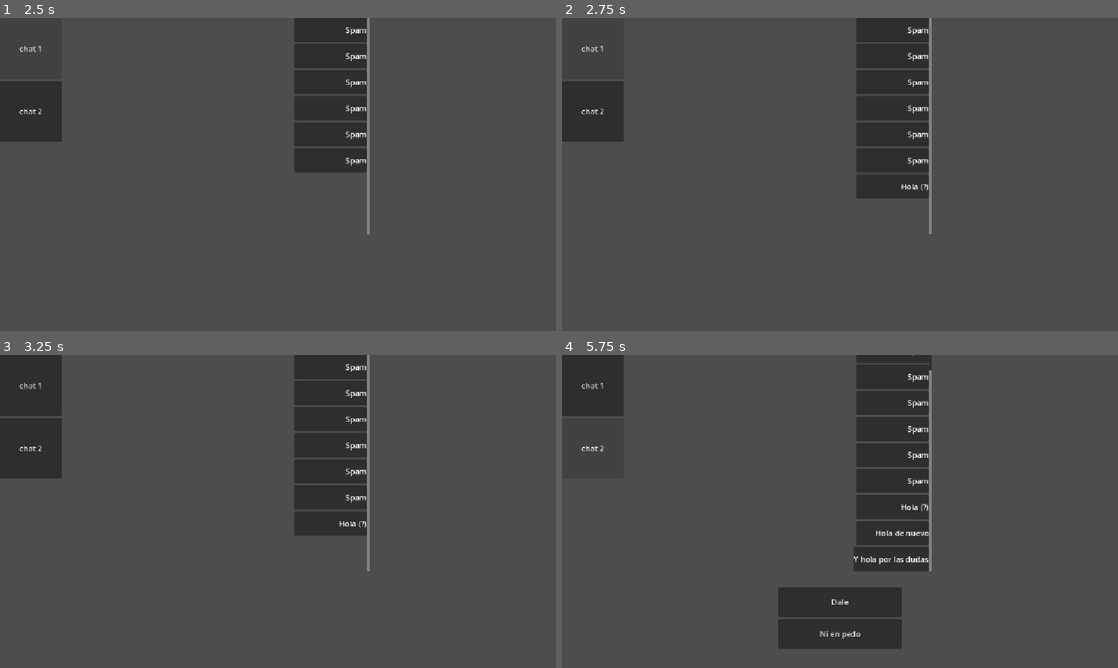
Above: before the commit, frames 1-4 (two rows, left to right).
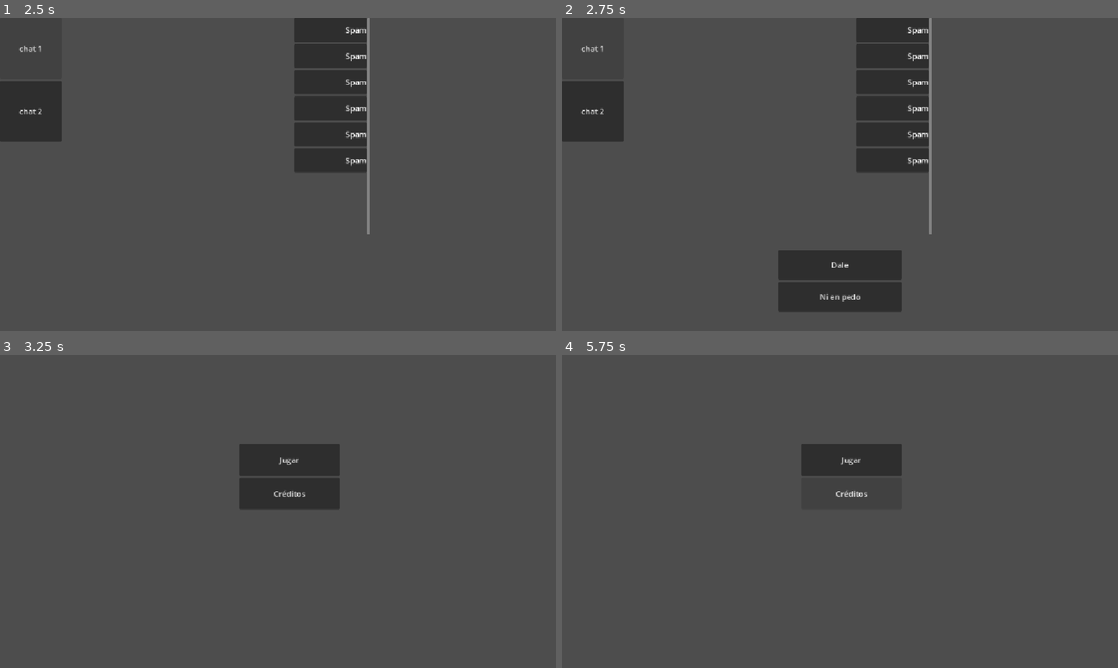
Above: after the commit, the same moments.

Repository: ParmindSane/WGJ2026
Game: Godot game, scene res://chatApp/chat.tscn
Same seed, same stepped clock (60 frames per second), same inputs: the game is played once before the commit and once after it.
Inputs (mouse positions are in pixels of both pictures, inside the frame that each line leads up to):
- Up to frame 1 (2.5 s): click "chat 1" at 0.5 s; click "chat 2" at 1.25 s; click "chat 1" at 2 s
- Up to frame 2 (2.75 s): no input
- Up to frame 3 (3.25 s): click (278, 602) at 2.75 s, where only the run after the commit has a clickable "Dale"
- Up to frame 4 (5.75 s): click "chat 1" (after the commit: "Jugar") at 3.5 s; click "chat 1" (after the commit: "Jugar") at 4.25 s; click "chat 2" (after the commit: "Créditos") at 5 s

Frame 1 is identical in both runs. In frame 2, 5.0% of the frame differs, in the area x 38-66%, y 50-94%; in frame 3, 12%; in frame 4, 14%, in the area x 0-67%, y 0-94%.

Commit message:
base popups

Diff:
--- a/chatApp/chat.tscn
+++ b/chatApp/chat.tscn
@@ -3,6 +3,8 @@
 [ext_resource type="Script" uid="uid://dpku6e4f14sfb" path="res://mensajes/mensajes.gd" id="1_i3wff"]
 [ext_resource type="Script" uid="uid://nb4l1ksvvt0g" path="res://mensajes/opciones.gd" id="2_i3wff"]
 [ext_resource type="PackedScene" uid="uid://ddkfme812poeb" path="res://menu/menu.tscn" id="3_nst8m"]
+[ext_resource type="Script" uid="uid://dk566m5b23sak" path="res://popUps/pop_ups.gd" id="4_xuhkm"]
+[ext_resource type="PackedScene" uid="uid://bnkga81bkstr8" path="res://popUps/pop_up.tscn" id="5_njpkb"]
 
 [node name="Node2D" type="Node2D" unique_id=945820080]
 
@@ -32,11 +34,12 @@
 horizontal_scroll_mode = 0
 vertical_scroll_mode = 2
 
-[node name="Mensajes" type="VBoxContainer" parent="chat1/ScrollContainer" unique_id=1376293297 node_paths=PackedStringArray("opcionesNodo", "scrollNodo")]
+[node name="Mensajes" type="VBoxContainer" parent="chat1/ScrollContainer" unique_id=1376293297 node_paths=PackedStringArray("opcionesNodo", "popUpsNodos", "scrollNodo")]
 layout_mode = 2
 size_flags_horizontal = 3
 script = ExtResource("1_i3wff")
 opcionesNodo = NodePath("../../Opciones")
+popUpsNodos = NodePath("../../PopUps")
 scrollNodo = NodePath("..")
 guion = "res://mensajes/mensajes1.txt"
 
@@ -63,4 +66,16 @@
 size_flags_vertical = 3
 text = "opcion 2"
 
-[node name="PopUps" type="Node2D" parent="chat1" unique_id=944412059]
+[node name="PopUps" type="Node2D" parent="chat1" unique_id=944412059 node_paths=PackedStringArray("opciones")]
+script = ExtResource("4_xuhkm")
+opciones = NodePath("../Opciones")
+
+[node name="PopUp" parent="chat1/PopUps" unique_id=872176486 instance=ExtResource("5_njpkb")]
+position = Vector2(576, 256)
+
+[node name="PopUp2" parent="chat1/PopUps" unique_id=984780521 instance=ExtResource("5_njpkb")]
+position = Vector2(576, 256)
+
+[node name="PopUp3" parent="chat1/PopUps" unique_id=742094352 instance=ExtResource("5_njpkb")]
+position = Vector2(576, 256)
+nivel = 1
--- a/mensajes/mensajes.gd
+++ b/mensajes/mensajes.gd
@@ -9,14 +9,15 @@
 var popUpsCerrados := true
 
 @export var opcionesNodo: Opciones
-#@export var popUpsNodos:
+@export var popUpsNodos: PopUps
 
 @export var scrollNodo: ScrollContainer
 
 @export_file("*.txt") var guion: String
 
 func _ready():
-	opcionesNodo.noEsNo.connect(dijoNo)
+	opcionesNodo.dijoNo.connect(dijoNo)
+	popUpsNodos.cerrados.connect(func(): popUpsCerrados = true)
 	resized.connect(scrollDown)
 
 	var archivo = FileAccess.open(guion, FileAccess.READ)
@@ -37,7 +38,6 @@
 	recibirMensajes()
 
 
-signal mandarOpciones(yes: String, no: String, tanda: int)
 func recibirMensajes():
 	for d in mensajesDatos[tanda]:
 		await get_tree().create_timer(float(d.delay)).timeout
@@ -47,19 +47,22 @@
 		mensajesNodos.push_back(m)
 		add_child(m)
 
+	popUpsCerrados = false
 	await get_tree().create_timer(1).timeout
 
 	if tanda < opciones.size():
-		mandarOpciones.emit(tanda)
 		opcionesNodo.setOpciones(opciones[tanda].yes, opciones[tanda].no, tanda)
 
 
 func dijoNo(_tanda: int):
-	if _tanda == tanda:
+	print("Dijo que no y los popups están " + str(popUpsCerrados))
+	if _tanda == tanda && popUpsCerrados:
+		opcionesNodo.hide()
+
 		tanda += 1
 		recibirMensajes()
 
 
 func scrollDown():
 	await get_tree().create_timer(get_process_delta_time()).timeout
-	scrollNodo.scroll_vertical = scrollNodo.get_v_scroll_bar().max_value
+	scrollNodo.scroll_vertical = ceil(scrollNodo.get_v_scroll_bar().max_value)
--- a/mensajes/opciones.gd
+++ b/mensajes/opciones.gd
@@ -24,7 +24,6 @@
 	get_tree().change_scene_to_packed(badEnding)
 
 
-signal noEsNo(id: String)
+signal dijoNo(id: String)
 func decirNo():
-	noEsNo.emit(tanda)
-	hide()
+	dijoNo.emit(tanda)
--- a/popUps/pop_up.gd
+++ b/popUps/pop_up.gd
@@ -2,13 +2,24 @@
 extends Sprite2D
 
 @export var buttCerrar: Button
+@export var nivel := 0
+
+@export var randomMargin := Vector2(200, 50)
 
 func _ready():
-	pass
+	buttCerrar.pressed.connect(cerrar)
+
+	hide()
 
 
-signal cerrado
+func mostrar():
+	var r = RandomNumberGenerator.new()
+	position += Vector2(r.randf_range(-randomMargin.x, +randomMargin.x), r.randf_range(-randomMargin.y, +randomMargin.y))
+
+	show()
+
+
+signal cerrado(refe: Popup)
 func cerrar():
 	hide()
-
-	cerrado.emit()
+	cerrado.emit(self)
--- a/popUps/pop_up.tscn
+++ b/popUps/pop_up.tscn
@@ -3,7 +3,8 @@
 [ext_resource type="Texture2D" uid="uid://4q335xxs2p" path="res://icon.svg" id="1_vvbuu"]
 [ext_resource type="Script" uid="uid://dqsqii6fyd4uq" path="res://popUps/pop_up.gd" id="2_3lr0a"]
 
-[node name="PopUp" type="Sprite2D" unique_id=872176486 node_paths=PackedStringArray("buttCerrar")]
+[node name="PopUp" type="Sprite2D" unique_id=872176486 node_paths=PackedStringArray("buttCerrar") groups=["popUp"]]
+scale = Vector2(1.5, 1.5)
 texture = ExtResource("1_vvbuu")
 script = ExtResource("2_3lr0a")
 buttCerrar = NodePath("Button")
--- /dev/null
+++ b/popUps/pop_ups.gd
@@ -0,0 +1,41 @@
+class_name PopUps
+extends Node2D
+
+@export var opciones: Opciones
+var tanda := -1
+
+var popupsPorNivel = []
+var popupsVisibles: Array[Node]
+var mostrando := false
+
+func _ready():
+	opciones.dijoNo.connect(dijoNo)
+
+	for i in range(3):
+		popupsPorNivel.push_back(get_children().filter(func(p: PopUp): return p.nivel <= i))
+	print(popupsPorNivel)
+
+func dijoNo(_tanda: int):
+	if _tanda != tanda:
+		tanda = _tanda
+		mostrar()
+
+
+func mostrar():
+	mostrando = true
+
+	for n in popupsPorNivel[tanda]:
+		n.cerrado.connect(cerrar)
+		n.mostrar()
+	popupsVisibles = popupsPorNivel[tanda]
+
+
+signal cerrados(_tanda: int)
+func cerrar(_popap: PopUp):
+	var i = popupsVisibles.find(_popap)
+	popupsVisibles.remove_at(i)
+
+	print("popups visibles: " + str(popupsVisibles.size()))
+	if popupsVisibles.size() == 0:
+		mostrando = false
+		cerrados.emit()
--- a/project.godot
+++ b/project.godot
@@ -25,6 +25,10 @@
 movie_writer/movie_file="E:/Programacosas/WomanGameJam/test.ogv"
 movie_writer/fps=30
 
+[global_group]
+
+popUp=""
+
 [physics]
 
 3d/physics_engine="Jolt Physics"
Not shown, changed: mensajes/mensajes1.txt
Not shown, added: popUps/pop_ups.gd.uid
